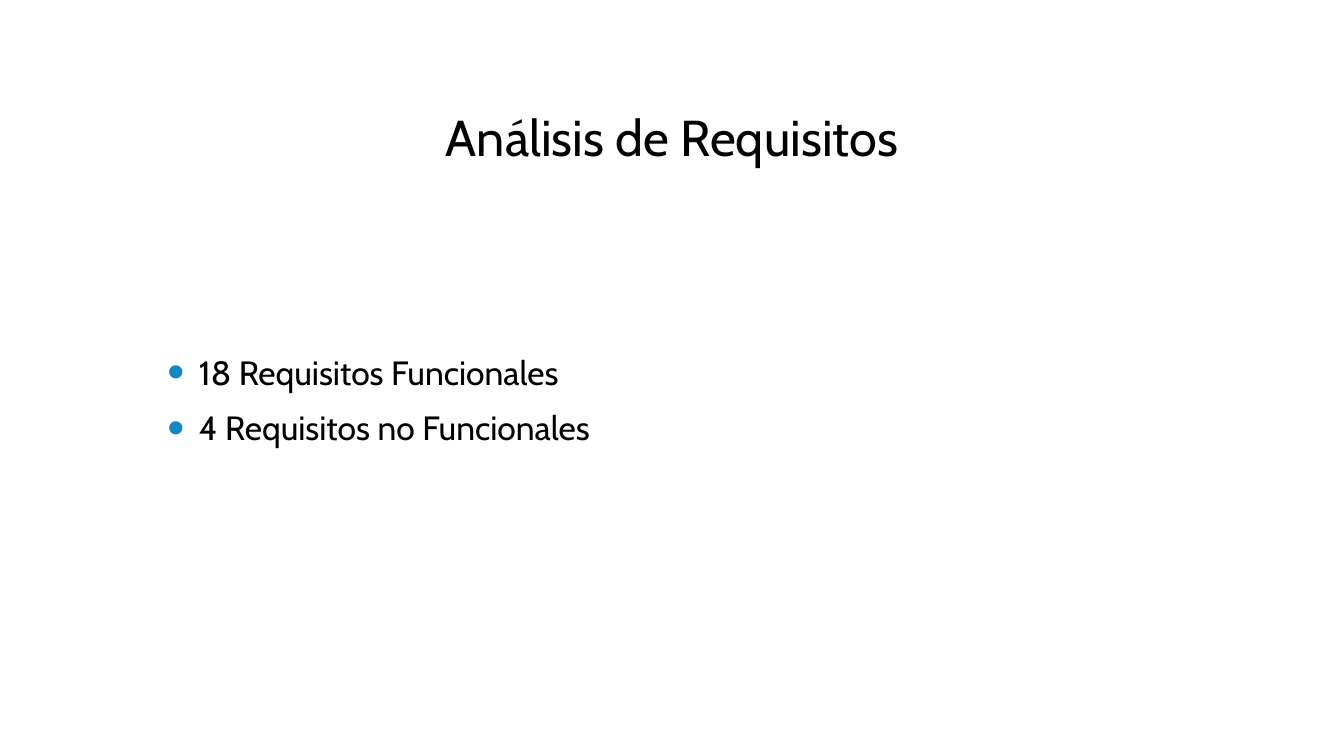
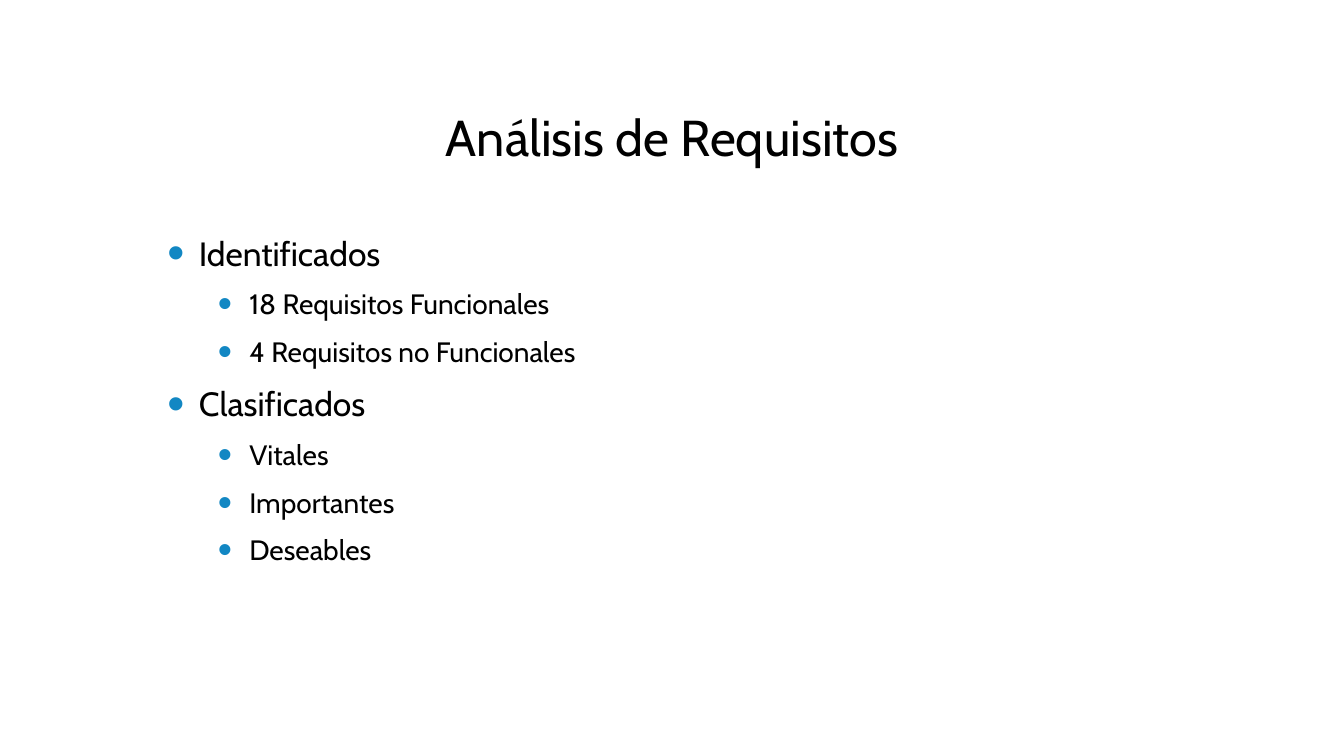
Before and after one commit to cesarpomar/Perldoop2-tfg, a slide deck: slide 9 of doc/Presentacion.pptx. Drawn at 1344x756 pixels with LibreOffice and Linux fonts; fonts in the diff are those of the drawing; background and template pictures are left out. Boxes give left, top, right and bottom in pixels: in the first picture for what was removed or moved away, otherwise in the second. Text is boxed around its words. In the diff, an @@ line names an element or a change of style, - is before the commit and + after.

```diff
--- a/doc/Presentacion.pptx
+++ b/doc/Presentacion.pptx
@@ text at (x1=199, y1=240, x2=380, y2=267): paragraph added @@
+• Identificados
@@ text at (x1=249, y1=293, x2=576, y2=369): size 24 to 20 pt in "18 Requisitos Funcionales", "4 Requisitos no Funcionales"; list level 1 to 2 in "18 Requisitos Funcionales"; list level 1 to 2 in "4 Requisitos no Funcionales" @@
@@ text at (x1=199, y1=390, x2=394, y2=561): paragraphs added @@
+• Clasificados
+  • Vitales
+  • Importantes
+  • Deseables
```
Also in this commit, not shown: 15 other slides changed, 1 slide added.
